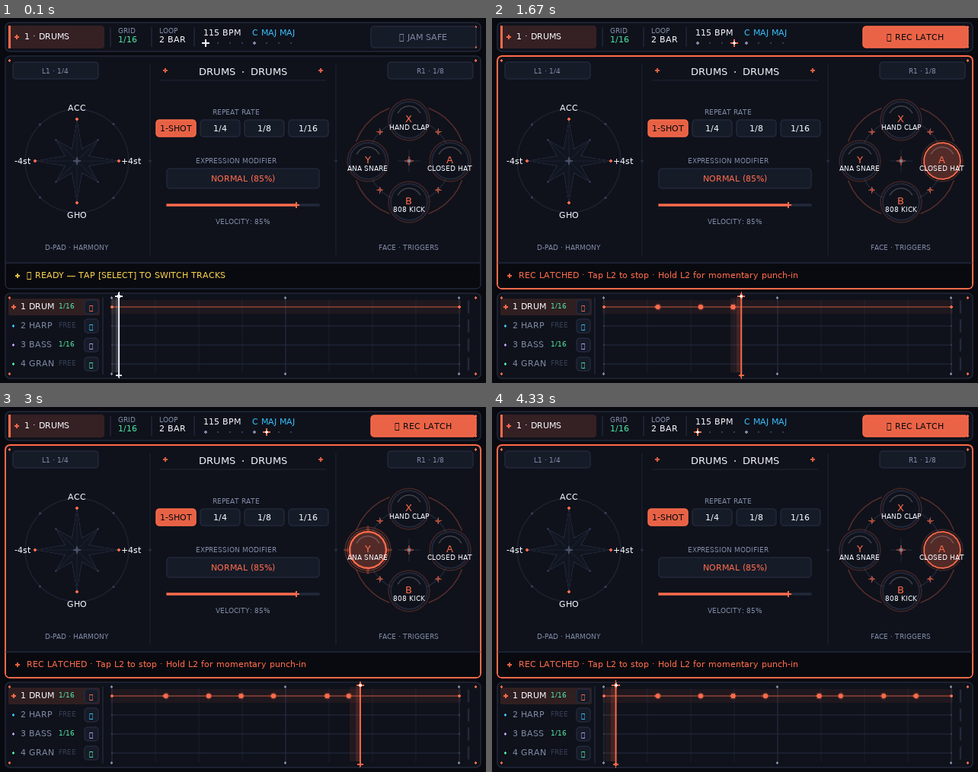
Above: before the commit, frames 1-4 (two rows, left to right).
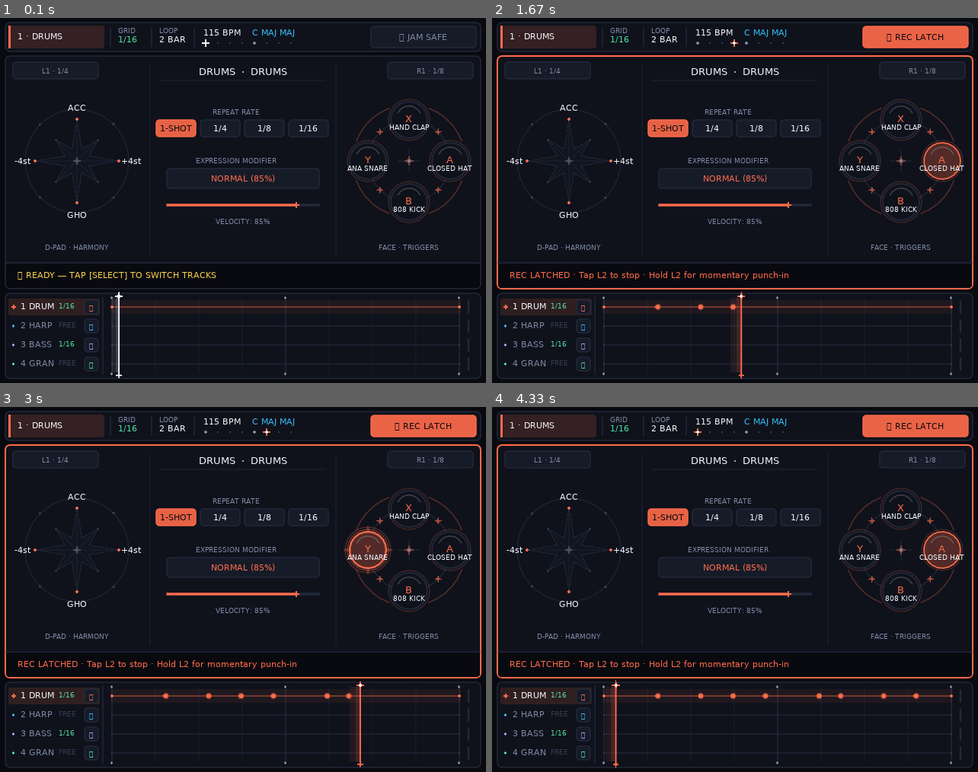
Above: after the commit, the same moments.

Repository: nowitstime/pockimusi
Game: LÖVE game, started from pocketgroove/main.lua
The game is run twice, just before and just after one commit, with the same random seed, the same clock (stepped at 60 frames per second) and the same inputs.
Inputs:
- Up to frame 1 (0.1 s): no input
- Up to frame 2 (1.67 s): tap Shift at 0.33 s; hold Right 0.67-1.13 s; hold Up 1.17-1.47 s; hold Right from 1.5 s (still down)
- Up to frame 3 (3 s): release Right at 1.97 s; hold Left 2-2.53 s; hold Down 2.57-2.87 s; hold Left from 2.9 s (still down)
- Up to frame 4 (4.33 s): release Left at 3.3 s; hold Up 3.33-3.7 s; hold Right from 3.73 s (still down)

The runs differ from the first frame. In frame 1, 0.6% of the frame differs, in the area x 1-99%, y 2-98%; in frame 2, 0.7%; in frame 3, 0.7%; in frame 4, 0.7%.

Commit message:
fix(ui): remove unbalanced decorative dots and stars from frames and stage headers

Diff:
--- a/pocketgroove/src/ui/chrome.lua
+++ b/pocketgroove/src/ui/chrome.lua
@@ -108,8 +108,8 @@
     love.graphics.print(text, math_floor(x + (w - tw) * 0.5), math_floor(y + (h - th) * 0.5))
 end
 
--- Architectural frame with corner accent diamonds (rx=6)
-function Chrome:drawFrame(x, y, w, h, strokeCol, lineWidth, accentCol)
+-- Architectural frame (rx=6)
+function Chrome:drawFrame(x, y, w, h, strokeCol, lineWidth)
     local C = Config.COLORS
     self:setColor(C.PANEL)
     love.graphics.rectangle("fill", x, y, w, h, 6, 6)
@@ -118,13 +118,6 @@
     love.graphics.setLineWidth(lineWidth or 1)
     love.graphics.rectangle("line", x, y, w, h, 6, 6)
     love.graphics.setLineWidth(1)
-
-    if accentCol then
-        self:drawDiamond(x + 6, y + 6, 2.0, accentCol)
-        self:drawDiamond(x + w - 6, y + 6, 2.0, accentCol)
-        self:drawDiamond(x + 6, y + h - 6, 2.0, accentCol)
-        self:drawDiamond(x + w - 6, y + h - 6, 2.0, accentCol)
-    end
 end
 
 -- ============================================================================
@@ -389,11 +382,10 @@
     love.graphics.rectangle("fill", 12, 10, 126, 30, 4, 4)
     self:setColor(instCol)
     love.graphics.rectangle("fill", 12, 10, 3.5, 30, 1.5, 1.5)
-    self:drawStarGlint(23, 25, 4.5, instCol, 0.95)
 
     self:setColor(C.TEXT)
     love.graphics.setFont(self.fontSmall)
-    love.graphics.print(string.format("%d · %s", sl, track and track.name or "TRK"), 33, 17)
+    love.graphics.print(string.format("%d · %s", sl, track and track.name or "TRK"), 24, 17)
 
     -- Hairline dividers & Metadata
     self:setColor(C.GRID)
@@ -479,14 +471,12 @@
     elseif mode == "ERASE" then borderCol = C.RED
     end
 
-    self:drawFrame(8, 50, 624, 306, borderCol, (mode == "NORMAL") and 1 or 1.6, instCol)
-
-    -- Subtle vertical hairline dividers with diamond midpoints
+    self:drawFrame(8, 50, 624, 306, borderCol, (mode == "NORMAL") and 1 or 1.6)
+
+    -- Clean vertical hairline dividers separating Left Zone | Center | Right Zone
     self:setColor(C.GRID, 0.55)
     love.graphics.line(198, 62, 198, 312)
     love.graphics.line(442, 62, 442, 312)
-    self:drawDiamond(198, 188, 2.5, C.GRID)
-    self:drawDiamond(442, 188, 2.5, C.GRID)
 
     -- Astrolabe zone motifs in normal or recording modes
     if mode == "NORMAL" or mode == "REC_LATCH" or mode == "REC_HOLD" then
@@ -523,12 +513,10 @@
     elseif mode == "FX" then titleStr = "LIVE PERFORMANCE FX"
     end
 
-    self:drawStarGlint(218, 69, 4.5, instCol, 0.85)
     self:setColor(C.TEXT)
     love.graphics.setFont(self.fontMed)
     local tw = self.fontMed:getWidth(titleStr)
     love.graphics.print(titleStr, math_floor(320 - tw * 0.5), 62)
-    self:drawStarGlint(422, 69, 4.5, instCol, 0.85)
 
     self:setColor(C.GRID, 0.6)
     love.graphics.line(212, 82, 428, 82)
@@ -928,10 +916,9 @@
     self:setColor(C.BG)
     love.graphics.rectangle("fill", 9, 323, 622, 32, 4, 4)
 
-    self:drawStarGlint(24, 339, 4.5, hintCol, 0.9)
     self:setColor(hintCol)
     love.graphics.setFont(self.fontSmall)
-    love.graphics.print(hintText, 36, 331)
+    love.graphics.print(hintText, 24, 331)
 end
 
 -- ============================================================================
Not shown, changed: pocketgroove/PocketGroove.love
